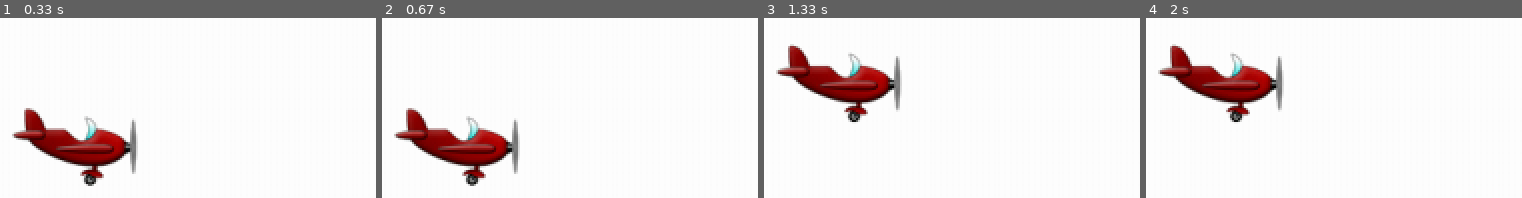
Above: before the commit, frames 1-4 (left to right).
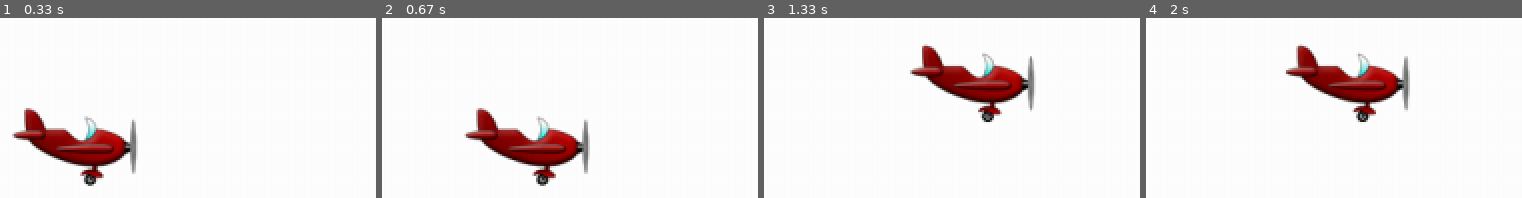
Above: after the commit, the same moments.

Repository: imn00133/PythonSeminar17
Game: pygame game, started from text_materials_test/pygame/airplane_game/2_airplane_moving.py
Two runs of this game, one before a commit and one after it. Both use one fixed random seed, a clock stepped at 60 frames per second and the inputs below.
Inputs:
- Up to frame 1 (0.33 s): no input
- Up to frame 2 (0.67 s): hold Right from 0.33 s (still down)
- Up to frame 3 (1.33 s): release Right at 0.8 s; hold Up 0.83-1.13 s; hold Right from 1.17 s (still down)
- Up to frame 4 (2 s): release Right at 1.63 s; hold Left from 1.67 s (still down)

Frame 1 is identical in both runs. In frame 2, 11% of the frame differs, in the area x 3-56%, y 50-94%; in frame 3, 12%; in frame 4, 12%, in the area x 3-71%, y 14-58%.

Commit message:
revise airplane move add x-axis move

Diff:
--- a/text_materials_test/pygame/airplane_game/2_airplane_moving.py
+++ b/text_materials_test/pygame/airplane_game/2_airplane_moving.py
@@ -5,50 +5,86 @@
 import sys
 from pygame.locals import *
 
+# 상수영역
 # 초당 프레임 수
 FPS = 30
-
 # 윈도우 크기
 WINDOWWIDTH = 1280
 WINDOWHEIGHT = 640
-
+# 배경 크기
+BACKGROUNDWIDTH = 1280
+BACKGROUNDHEIGHT = 640
 # 색
 WHITE = (255, 255, 255)
 
 
+def draw_object(image, x, y):
+    global DISPLAYSURF
+    DISPLAYSURF.blit(image, (x, y))
+
+
 def main():
     global FPSCLOCK, DISPLAYSURF
-    global AIRCRAFT
+    global AIRPLANE
 
     # 비행기 왼쪽 초기 위치
-    airplaneX = WINDOWWIDTH * 0.05
-    airplaneY = WINDOWHEIGHT * 0.8
-    airplaneY_change = 0
+    airplane_x = WINDOWWIDTH * 0.05
+    airplane_y = WINDOWHEIGHT * 0.8
+    airplane_y_change = 0
+    airplane_x_change = 0
 
+    # 비행기 크기
+    AIRPLANEWIDTH = AIRPLANE.get_width()
+    AIRPLANEHEIGHT = AIRPLANE.get_height()
+
+    # game loop
     while True:
+        # event handle
         for event in pygame.event.get():
+            # 종료
             if event.type == QUIT or (event.type == KEYUP and event.key == K_ESCAPE):
                 pygame.quit()
                 sys.exit()
             if event.type == KEYDOWN:
                 if event.key == K_UP:
-                    airplaneY_change = -5
+                    airplane_y_change = -5
                 elif event.key == K_DOWN:
-                    airplaneY_change = 5
+                    airplane_y_change = 5
+                elif event.key == K_RIGHT:
+                    airplane_x_change = 5
+                elif event.key == K_LEFT:
+                    airplane_x_change = -5
             if event.type == KEYUP:
                 if event.key == K_UP or event.key == K_DOWN:
-                    airplaneY_change = 0
+                    airplane_y_change = 0
+                elif event.key == K_RIGHT or event.key == K_LEFT:
+                    airplane_x_change = 0
 
-        airplaneY += airplaneY_change
+        # event에 따른 비행기 위치 변경 및 제한
+        airplane_y += airplane_y_change
+        if airplane_y < 0:
+            airplane_y = 0
+        elif airplane_y > WINDOWHEIGHT - AIRPLANEHEIGHT:
+            airplane_y = WINDOWHEIGHT - AIRPLANEHEIGHT
+
+        airplane_x += airplane_x_change
+        if airplane_x < 0:
+            airplane_x = 0
+        elif airplane_x > WINDOWWIDTH - AIRPLANEWIDTH:
+            airplane_x = WINDOWWIDTH - AIRPLANEWIDTH
+
+        # 배경 그리기
         DISPLAYSURF.fill(WHITE)
-        drawobject(AIRCRAFT, airplaneX, airplaneY)
+
+        # 다른 스프라이트 그리기
+        draw_object(AIRPLANE, airplane_x, airplane_y)
         pygame.display.update()
         FPSCLOCK.tick(FPS)
 
 
-def gameinit():
+def game_init():
     global FPSCLOCK, DISPLAYSURF
-    global AIRCRAFT
+    global AIRPLANE
     FPSCLOCK = pygame.time.Clock()
     pygame.init()
 
@@ -57,15 +93,10 @@
     pygame.display.set_caption('PyFlying')
 
     # 이미지 받아오기
-    AIRCRAFT = pygame.image.load('images/plane.png')
+    AIRPLANE = pygame.image.load('images/plane.png')
 
     main()
 
 
-def drawobject(image, x, y):
-    global DISPLAYSURF
-    DISPLAYSURF.blit(image, (x, y))
-
-
 if __name__ == '__main__':
-    gameinit()
+    game_init()
